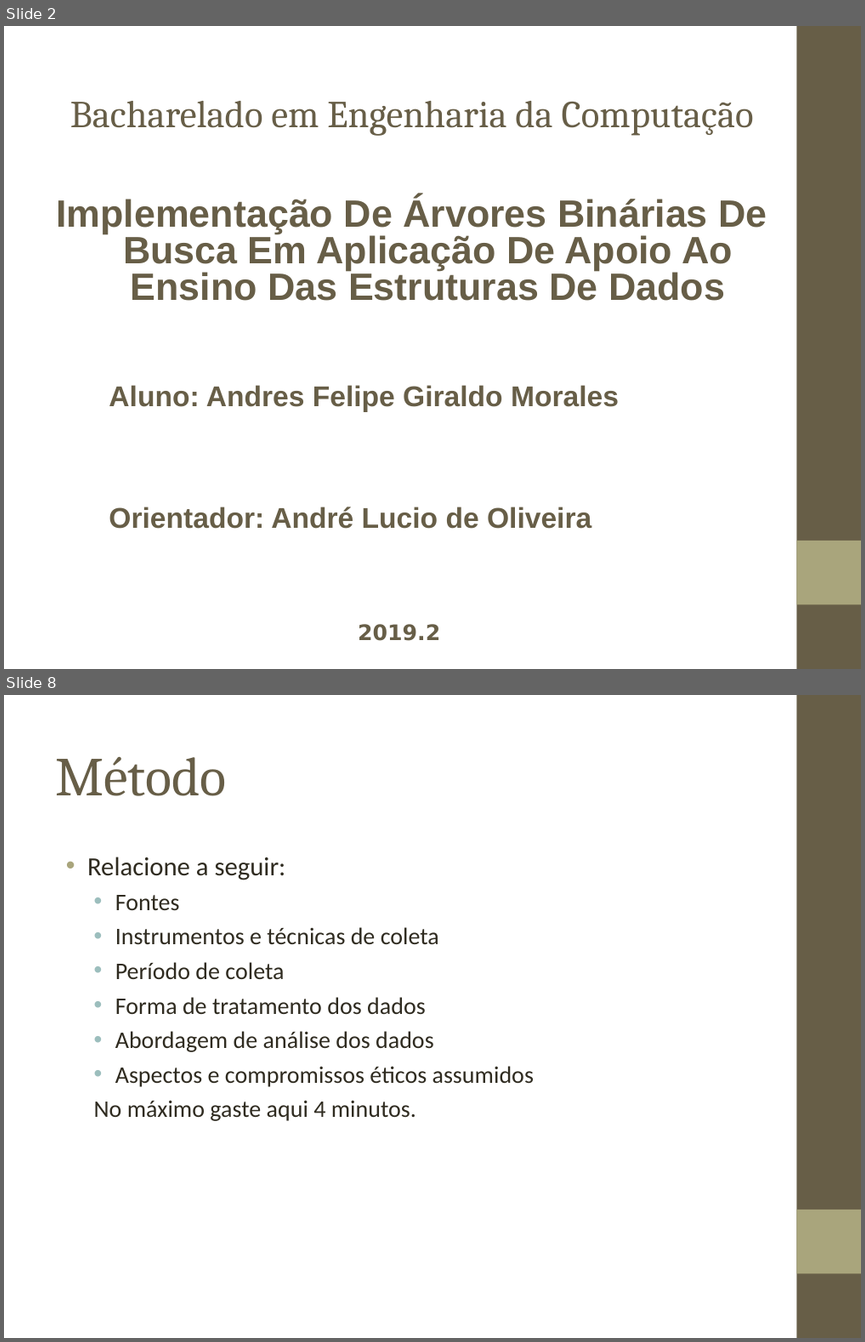
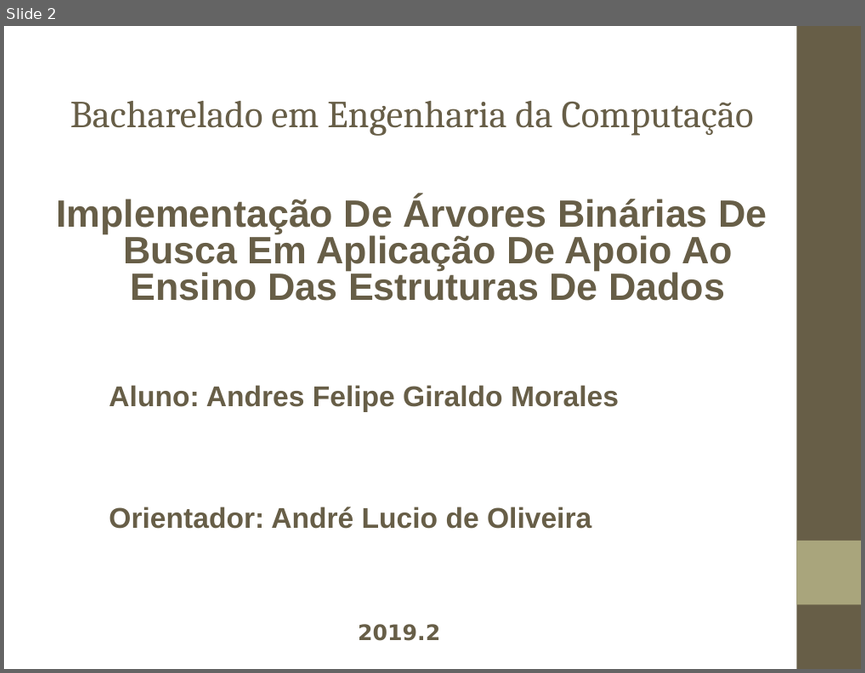
Before and after one commit to andresklr/monografia1902, a slide deck: Texto/Apresentação/Monografia 1902.ppt. Shown one above the other, each under a label of ours: slides 2 and 8 before the commit, slide 2 after it; the slides between them are not shown. The pictures are 865x1342 and 865x673 pixels, drawn with LibreOffice and Linux fonts; fonts in the diff are those of the drawing; background and template pictures are left out. Boxes give left, top, right and bottom in pixels: in the first picture for what was removed or moved away, otherwise in the second. Text is boxed around its words. In the diff, an @@ line names an element or a change of style, - is before the commit and + after.

```diff
--- a/Texto/Apresentação/Monografia 1902.ppt
+++ b/Texto/Apresentação/Monografia 1902.ppt
@@ slide 8 removed at (4,695,861,1338), background picture (left out); not listed: 2 template elements that a slide beside it also shows @@
@@ title removed at (55,756,226,796) @@
-Método
@@ text removed at (87,857,534,1121) @@
-• Relacione a seguir:
-  • Fontes
-  • Instrumentos e técnicas de coleta
-  • Período de coleta
-  • Forma de tratamento dos dados
-  • Abordagem de análise dos dados
-  • Aspectos e compromissos éticos assumidos
-  No máximo gaste aqui 4 minutos.
```
Also in this commit, not shown: 1 slide changed, 9 slides added, 7 other slides removed, 3 other files.
